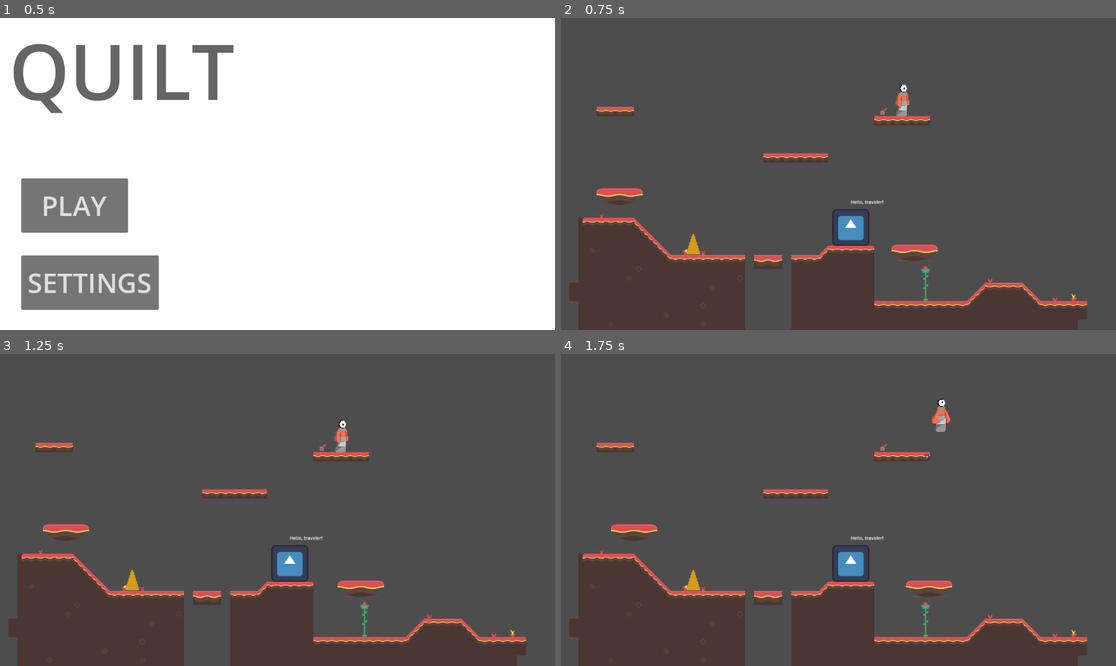
Above: before the commit, frames 1-4 (two rows, left to right).
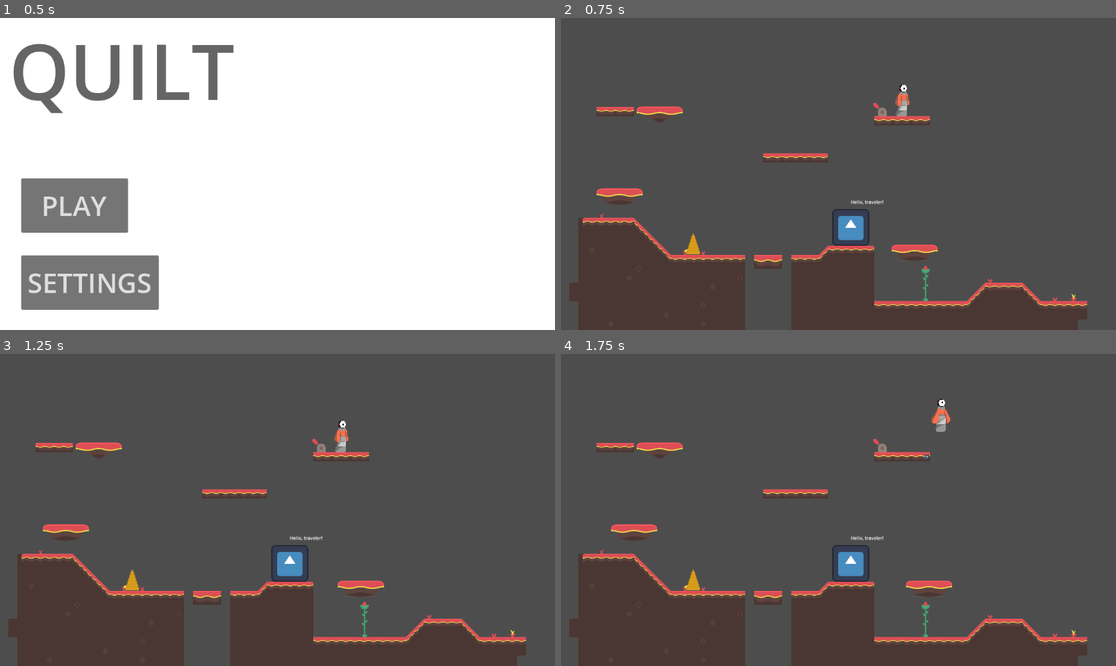
Above: after the commit, the same moments.

Repository: unsaltedkale/Quilt
Game: Godot game, scene res://main.tscn
Same seed, same stepped clock (60 frames per second), same inputs: the game is played once before the commit and once after it. The engine's default icon, where the game draws it, is replaced by a stand-in: a white triangle on a blue panel in a dark square.
Inputs (mouse positions are in pixels of both pictures, inside the frame that each line leads up to):
- Up to frame 1 (0.5 s): no input
- Up to frame 2 (0.75 s): click "PLAY" at 0.5 s
- Up to frame 3 (1.25 s): no input
- Up to frame 4 (1.75 s): move the mouse to (960, 494) at 1.27 s; hold D (move_right) from 1.28 s (still down); tap F (fire_projectile) at 1.35 s; click (960, 494) at 1.42 s; tap Space (jump) at 1.52 s

Frame 1 is identical in both runs. In frame 2, 0.3% of the frame differs, in the area x 13-59%, y 27-34%; in frame 3, 0.3%; in frame 4, 0.3%.

Commit message:
Functioning Lever, Started Lever Platform

Diff:
--- a/Elena/Scenes/lever.tscn
+++ b/Elena/Scenes/lever.tscn
@@ -42,7 +42,7 @@
 "duration": 1.0,
 "texture": SubResource("AtlasTexture_pcow5")
 }],
-"loop": true,
+"loop": false,
 "name": &"lever_switch_to_left",
 "speed": 5.0
 }, {
@@ -56,7 +56,7 @@
 "duration": 1.0,
 "texture": SubResource("AtlasTexture_m75n8")
 }],
-"loop": true,
+"loop": false,
 "name": &"lever_switch_to_right",
 "speed": 5.0
 }]
@@ -68,8 +68,12 @@
 
 [node name="CollisionShape2D" type="CollisionShape2D" parent="Area2D"]
 position = Vector2(0, 1)
+scale = Vector2(2, 2)
 shape = SubResource("RectangleShape2D_iu6v1")
 
 [node name="AnimatedSprite2D" type="AnimatedSprite2D" parent="."]
+scale = Vector2(2, 2)
 sprite_frames = SubResource("SpriteFrames_xxbqi")
-animation = &"lever_switch_to_left"
+animation = &"lever_switch_to_right"
+
+[connection signal="body_entered" from="Area2D" to="Area2D" method="_on_body_entered"]
--- a/Elena/Scenes/leverplatform.tscn
+++ b/Elena/Scenes/leverplatform.tscn
@@ -1,14 +1,17 @@
-[gd_scene load_steps=3 format=3 uid="uid://duk0dr4rdam4g"]
+[gd_scene load_steps=4 format=3 uid="uid://duk0dr4rdam4g"]
 
+[ext_resource type="Script" uid="uid://big6rcegqu0nl" path="res://Elena/Scripts/leverplatform.gd" id="1_dcb7x"]
 [ext_resource type="Texture2D" uid="uid://nycislmjusp8" path="res://Resources/tilesheet_complete.png" id="2_71v7q"]
 
 [sub_resource type="RectangleShape2D" id="RectangleShape2D_lpq4i"]
-size = Vector2(326, 58)
+size = Vector2(326, 117)
 
 [node name="leverplatform" type="AnimatableBody2D" groups=["Environmental Feature"]]
+script = ExtResource("1_dcb7x")
+metadata/_edit_group_ = true
 
 [node name="CollisionShape2D" type="CollisionShape2D" parent="."]
-position = Vector2(2, -29)
+position = Vector2(2, 0.5)
 shape = SubResource("RectangleShape2D_lpq4i")
 
 [node name="Sprite2D" type="Sprite2D" parent="."]
--- a/Elena/Scripts/lever.gd
+++ b/Elena/Scripts/lever.gd
@@ -1,15 +1,23 @@
 extends Area2D
 
 @export var state = "left"
+@onready var anim: AnimatedSprite2D = $"../AnimatedSprite2D"
+
+signal state_change(new_state: String)
 
 func _ready() -> void:
 	state = "left"
 
 func _on_body_entered(body: Node) -> void:
-	if body.is_in_group("Player") and state == "right":
+	if not body.is_in_group("Player"):
+		return
+
+	if state == "right":
 		state = "left"
-		$AnimatedSprite.play("lever_switch_to_left")
+		anim.play("lever_switch_to_left")
 
-	elif body.is_in_group("Player") and state == "left":
+	elif state == "left":
 		state = "right"
-		$AnimatedSprite.play("lever_switch_to_right")
+		anim.play("lever_switch_to_right")
+
+	emit_signal("state_change", state)
--- /dev/null
+++ b/Elena/Scripts/leverplatform.gd
@@ -0,0 +1,51 @@
+extends AnimatableBody2D
+
+@export var lever_path: NodePath
+@export var point_a: Vector2
+@export var point_b: Vector2
+@export var move_speed: float = 2.0
+
+var lever: Node = null
+var target_position: Vector2
+
+func _ready() -> void:
+	if lever_path:
+		var node = get_node(lever_path)
+
+		if "state" in node:
+			lever = node
+		else:
+			for child in node.get_children():
+				if "state" in child:
+					lever = child
+					break
+	else:
+		push_error("Lever path not set for moving platform!")
+		return
+
+	if lever == null:
+		push_error("No valid lever found with 'state' property at lever_path.")
+		return
+
+	update_target_from_lever()
+
+	# Connect to lever's signal if it exists
+	if lever.has_signal("state_changed"):
+		lever.connect("state_changed", Callable(self, "_on_lever_state_changed"))
+
+func _physics_process(delta: float) -> void:
+	# Smoothly move toward the target
+	global_position = global_position.lerp(target_position, move_speed * delta)
+
+func _on_lever_state_changed(new_state: String) -> void:
+	update_target_from_lever()
+
+func update_target_from_lever() -> void:
+	if lever == null:
+		return
+
+	var current_state = lever.get("state") if "state" in lever else null
+	if current_state == "left":
+		target_position = point_a
+	elif current_state == "right":
+		target_position = point_b
--- a/main.tscn
+++ b/main.tscn
@@ -9,6 +9,7 @@
 [ext_resource type="PackedScene" uid="uid://dacoqwe3msj05" path="res://Elena/Scenes/movingplatform.tscn" id="7_272bh"]
 [ext_resource type="PackedScene" uid="uid://bynaee88w7bws" path="res://Elena/Scenes/dissapearing_platform.tscn" id="8_5vw27"]
 [ext_resource type="PackedScene" uid="uid://cruolbbn4dkbf" path="res://Elena/Scenes/lever.tscn" id="9_kek77"]
+[ext_resource type="PackedScene" uid="uid://duk0dr4rdam4g" path="res://Elena/Scenes/leverplatform.tscn" id="10_4c57u"]
 
 [sub_resource type="GDScript" id="GDScript_4c57u"]
 script/source = "extends Node2D
@@ -679,6 +680,13 @@
 [node name="Timer" type="Timer" parent="."]
 
 [node name="Lever" parent="." instance=ExtResource("9_kek77")]
-position = Vector2(5304, 1557)
+position = Vector2(5303, 1536)
+
+[node name="leverplatform" parent="." instance=ExtResource("10_4c57u")]
+position = Vector2(3760, 1589)
+lever_path = NodePath("../Lever")
+point_a = Vector2(3760, 1589)
+point_b = Vector2(5042, 1650)
+move_speed = 100.0
 
 [connection signal="timeout" from="Timer" to="." method="_on_timer_timeout"]
Not shown, added: Elena/Scripts/leverplatform.gd.uid
Not shown: 1 places in main.tscn that only renumber resources
